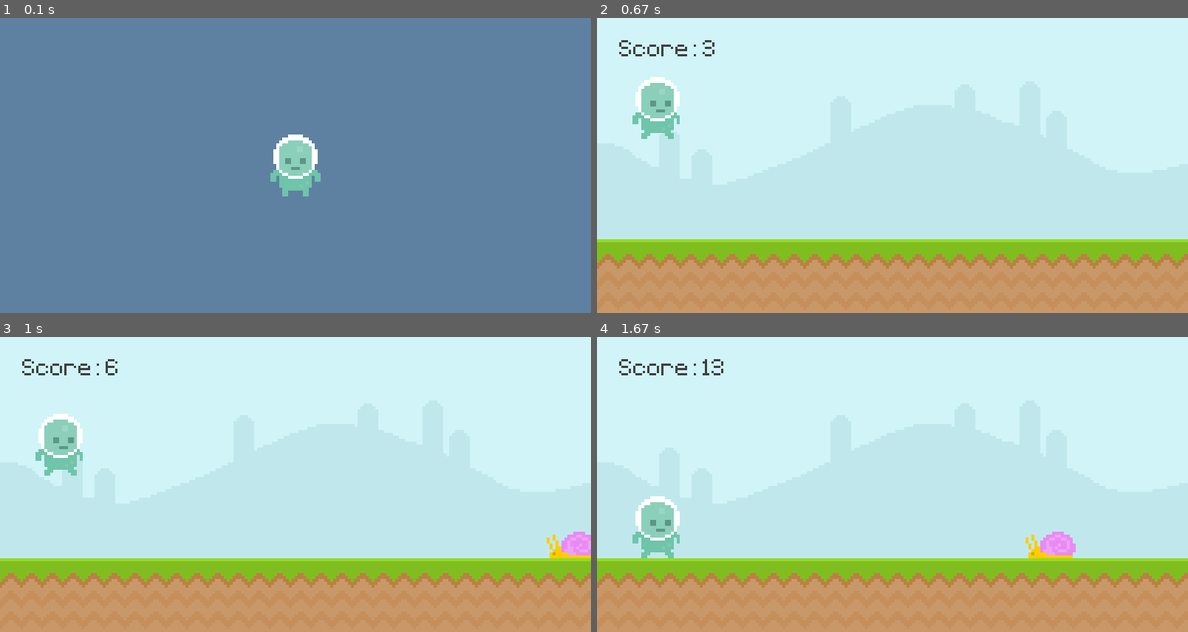
Above: before the commit, frames 1-4 (two rows, left to right).
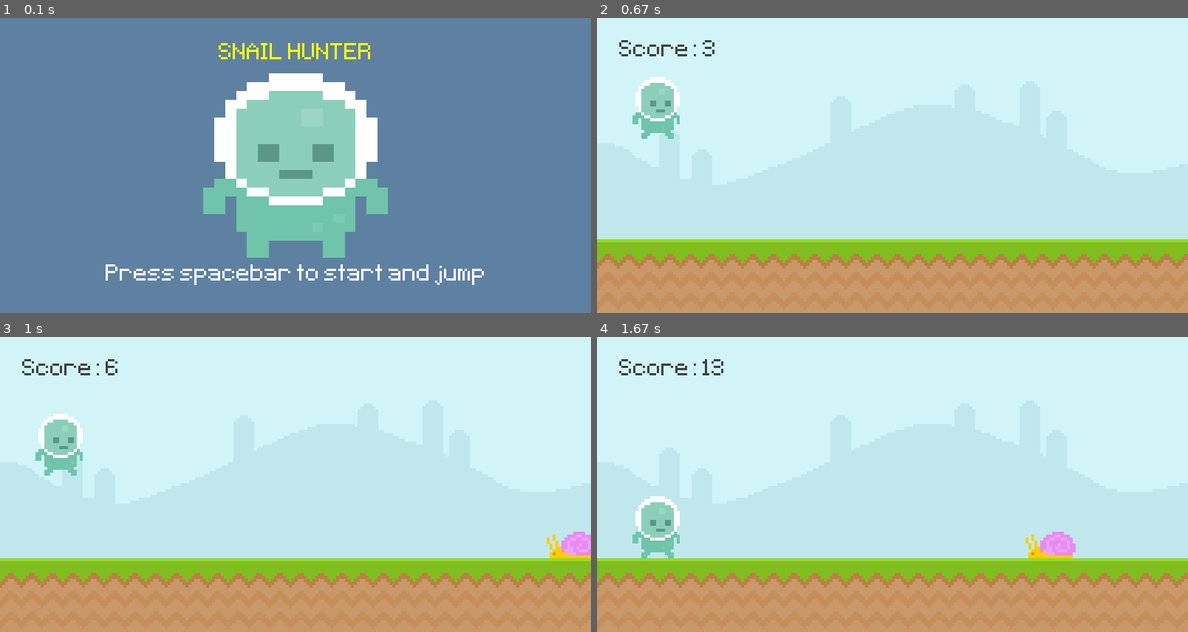
Above: after the commit, the same moments.

Repository: marvneo/pygame-intro
Game: pygame game, started from main.py
Two runs of this game, one before a commit and one after it. Both use one fixed random seed, a clock stepped at 60 frames per second and the inputs below.
Inputs:
- Up to frame 1 (0.1 s): no input
- Up to frame 2 (0.67 s): tap Space at 0.33 s
- Up to frame 3 (1 s): no input
- Up to frame 4 (1.67 s): no input

The runs differ from the first frame. In frame 1, 15% of the frame differs, in the area x 17-82%, y 8-91%; in frame 2, nothing differs; in frame 3, nothing differs; in frame 4, nothing differs.

Commit message:
add intro text and instructions

Diff:
--- a/main.py
+++ b/main.py
@@ -24,9 +24,13 @@
 # font type
 test_font = pygame.font.Font('font/Pixeltype.ttf', 50)
 # intro screen
+intro_text = test_font.render('SNAIL HUNTER', False, 'yellow').convert()
+intro_text_rect = intro_text.get_rect(center = (400, 50))
+instruction_text = test_font.render('Press spacebar to start and jump', False, 'white').convert()
+instruction_text_rect = instruction_text.get_rect(center = (400, 350))
 player_stand = pygame.image.load('graphics/player/player_stand.png').convert_alpha()
+player_stand = pygame.transform.scale(player_stand,(250,250))
 player_stand_rect = player_stand.get_rect(center = (400,200))
-
 # creates surface
 sky_surface = pygame.image.load('graphics/Sky.png').convert()
 ground_surface = pygame.image.load('graphics/ground.png').convert()
@@ -39,7 +43,6 @@
 player_surface = pygame.image.load('graphics/player/player_walk_1.png').convert_alpha()
 player_rect = player_surface.get_rect(midbottom = (80,300))
 player_gravity = 0
-
 # game over
 game_over_text = test_font.render('GAME OVER', False, 'red').convert()
 game_over_rect = game_over_text.get_rect(center =(400,200))
@@ -104,6 +107,8 @@
         else:
             screen.fill((94, 129, 162))
             screen.blit(player_stand, player_stand_rect)
+            screen.blit(intro_text, intro_text_rect)
+            screen.blit(instruction_text, instruction_text_rect)
 
 
 
